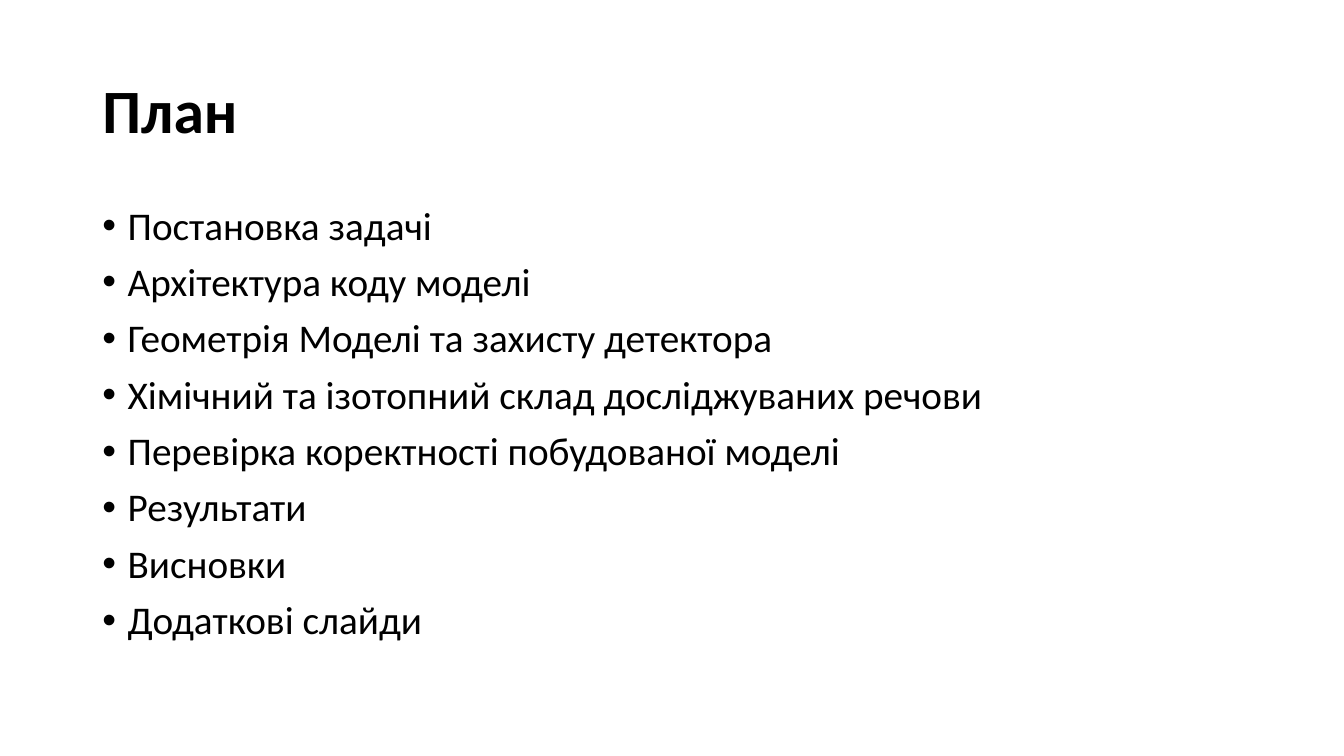
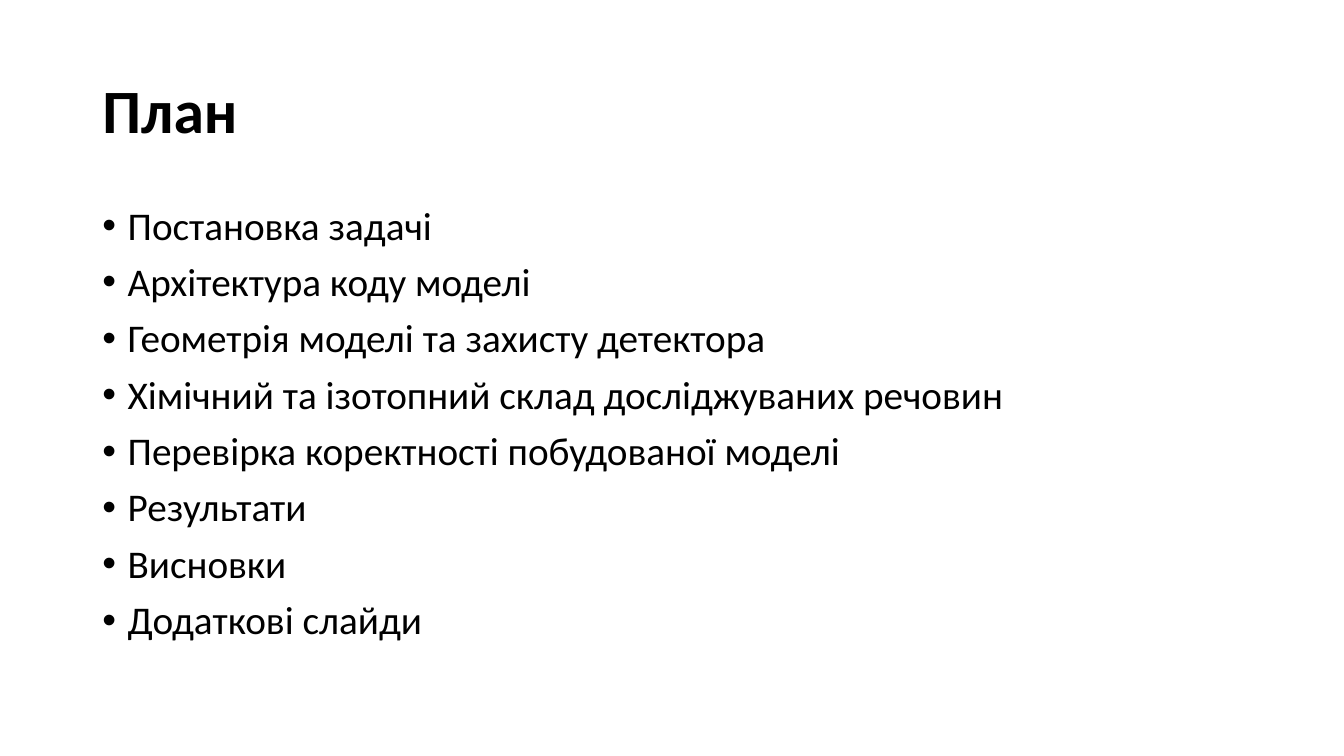
Before and after one commit to npd2020/diploms, a slide deck: slide 2 of v.haponov/Presentation/Valentyn_Haponov _presentation.pptx. Drawn at 1344x756 pixels with LibreOffice and Linux fonts; fonts in the diff are those of the drawing. Boxes give left, top, right and bottom in pixels: in the first picture for what was removed or moved away, otherwise in the second. Text is boxed around its words. In the diff, an @@ line names an element or a change of style, - is before the commit and + after.

```diff
--- a/v.haponov/Presentation/Valentyn_Haponov _presentation.pptx
+++ b/v.haponov/Presentation/Valentyn_Haponov _presentation.pptx
@@ text at <box>128,325,1003,416</box>: text changed @@
-• Геометрія Моделі та захисту детектора
-• Хімічний та ізотопний склад досліджуваних речови
+• Геометрія моделі та захисту детектора
+• Хімічний та ізотопний склад досліджуваних речовин
```
Also in this commit, not shown: 22 other files.
